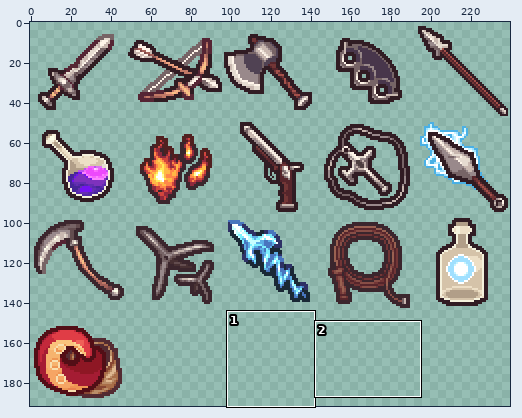
Edited in one commit: sprite sheet (Assets/Sprites/UI/Icons/sprite_weapons.png). Above, an overview of the earlier version with the close-up marked.
Close-up. As it was:
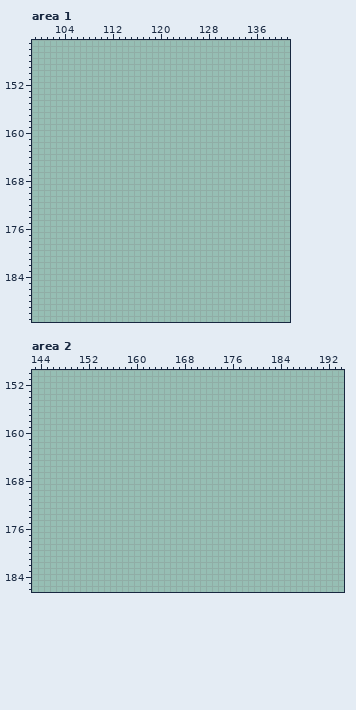
The file is 240x192 pixels. Colours within 5 levels of each other are drawn and written as one. Shown: area 1: x 99..141, y 145..191; area 2: x 143..194, y 150..186. The commit also changed other parts of the picture, which this record leaves out.
Palette (. is transparent): 
Now the later version:
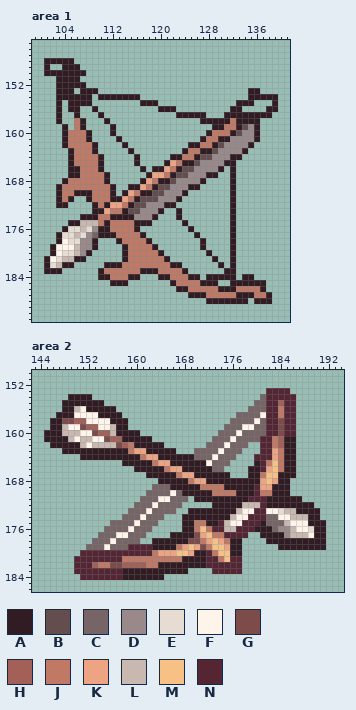
Colours new in this view: A #311c23  B #634d4f  C #776466  D #99898b  E #e6dcd1  F #fff4e9  G #7e4b4b  H #a36058  J #c17966  K #eea482  L #c9b8b0  M #f7c186  N #552534
The edit:
Changed rows in their new state; - is an unchanged pixel.
Area 1:
first column x 101:
148 AAAAA----------------------------------
149 A--AAA---------------------------------
150 AAAAAAA--------------------------------
151 --AAAA---------------------------------
152 --AAAAA--------------------------------
153 --AAA-AAA-------------------------AA---
154 --AAAAAA-AAAAAAA------------------AAAAA
155 --A-AAAA--------AAA-------------AAA---A
156 --A-AA--A----------AAA---------AA----AA
157 --A--A---A------------AAAAA---AAAAAAAA-
158 --A--JA---A---------------AAAAAJAAAA---
159 ---A-JA----A----------------AAJJABDA---
160 ---AJJJA---A---------------AJJJABDDA---
161 ---AJJJA----A-------------AJJAADDDDA---
162 ---AJJJJA----A----------AAJJABDDDDA----
163 ----AJJJA-----A--------AJJAABDDDDA-----
164 ----AJJJJA-----A-----AAJJABBDDDAA------
165 ----AJJJJA-----A----AKJAABDDDDAA-------
166 ----AAJJJA------A-AAKJABBDDDDA-A-------
167 ----AAJJJJA------AKKJABBDDDAA--A-------
168 ---AJJJJJJA-----AKJAABDDDDA----A-------
169 --AJJJJJJJJA--AAKJABBDDDAA-----A-------
170 --AJJAAAJJJA-AKJAABBDDDA-------A-------
171 --AJA--AJJJAAKJABBBDDDA--------A-------
172 --AA----AJAKKJABBDDDAA---------A-------
173 --------AAKJJABBDDDA--A--------A-------
174 ------AAAJJAAAADDDA---A--------A-------
175 ----AALLLJAJJJJAAA-----A-------A-------
176 ---AEELEDAAJJJJA--------A------A-------
177 --AEELEDCAAAJJJJA--------A-----A-------
178 --AFEEDDA---AJJJJA--------A----A-------
179 -AFFFLDDA----AJJJJA-------A----A-------
180 -AFEELDA-----AJJJJJA-------A---A-------
181 AFELLAA------AJJJJJJA-------A--A-------
182 AELAA-----AAAJJJJJJJJAA------A-A-------
183 AAA------AJJJJJJAAAJJJJA------AA-------
184 ---------AAJJJAA---AAJJJAA-AAAAA-AA----
185 -----------AAA-------AJJJJAAA--AAAAAA--
186 ----------------------AAJJJJJAAAJJJJA--
187 ------------------------AAAJJJJJAAAJJA-
188 ---------------------------AAAAAAA-AAA-
Area 2:
first column x 145:
153 -------------------------------------NNNN------
154 ----AAAA----------------------------CNNNNN-----
155 ---AAAAAAA-------------------------CCNNHNN-----
156 ---AALFAAAAA----------------------CCCNNJNN-----
157 --AAAFFFFAAAA-------------------CCCCFNNJNN-----
158 -AAGGHHFFFFAAA-----------------CCCCFCNNGNN-----
159 -AALFFGHHFFLAA----------------CCCFFCCNNGNN-----
160 AAALLLFFGHHLAAAA-------------CCCFCCCCNNGNN-----
161 AAAALFLLFFGHHAAAAA----------CCCFCCCCNNJHAA-----
162 -AAAAALFLLLLGHJAAAAA-------CCCFCCC--NNJHAA-----
163 ---AAAAAAAAAAAJKKAAAAA---CCCCFCCC---NNKJAA-----
164 ------AAAAAAAAAAJKKAAAAAACCCFCCC---NNNKJAA-----
165 -------------AAAAAJKKAAAAAAFCCC----ANJMJAA-----
166 ---------------AAAAAJKKAAAAACC----AANKMJAA-----
167 -----------------AAAAAJKKAAAAAA---AAJMMAAA-----
168 -------------------AAAAAJKKAAAAAAAAAKMKAA------
169 ------------------CCCAAAAAJJJJAAAAANKKAAA------
170 -----------------CCCCFCAAAAAJJJJAAANJJAAA------
171 ----------------CCCFFCCC-AAAAAAAAANNNAAAAAA----
172 ---------------CCCFCCCC-----AAAAALLLNAAAAAAAA--
173 --------------CCCFCCCC--AAAAAAAALFFNNFFELLAAAA-
174 -------------CCCFCCC---AAAAAAAALFFNNNCCFFLLLAA-
175 -----------CCCCFCCC----AAJJAANLFFNNNACCCLFFFAAA
176 ----------CCCCFCCC-----AAJMJNNLLNNNAAACDDLFFEAA
177 ---------CCCFFCCC----AAAAGKMJJNNNN--AAAADLLLFAA
178 --------CCCFCCCC--AAAAAAGGJKMKJAA----AAAAAAAAAA
179 -------CCCFCCCNNNNAAAAJKMKGJMMKAA------AAAAAAAA
180 ------NNNNNNNNNNNNJKKKMMKAANJMMAA--------------
181 -----NNNNNNNNJJJJJJJJJJAAAANNJMNN--------------
182 -----NNNHJJGGHHHHJJAAAAAAAANNNNNN--------------
183 -----NNNNNNNNAAAAAAAAAAA----NNNNN--------------
184 ------NNNNNNNAAAAAAA---------------------------
Boxes around the changes in both close-ups, in picture pixels (x1, y1, x2, y2):
added: (44, 58, 278, 304)
added: (44, 388, 326, 580)
